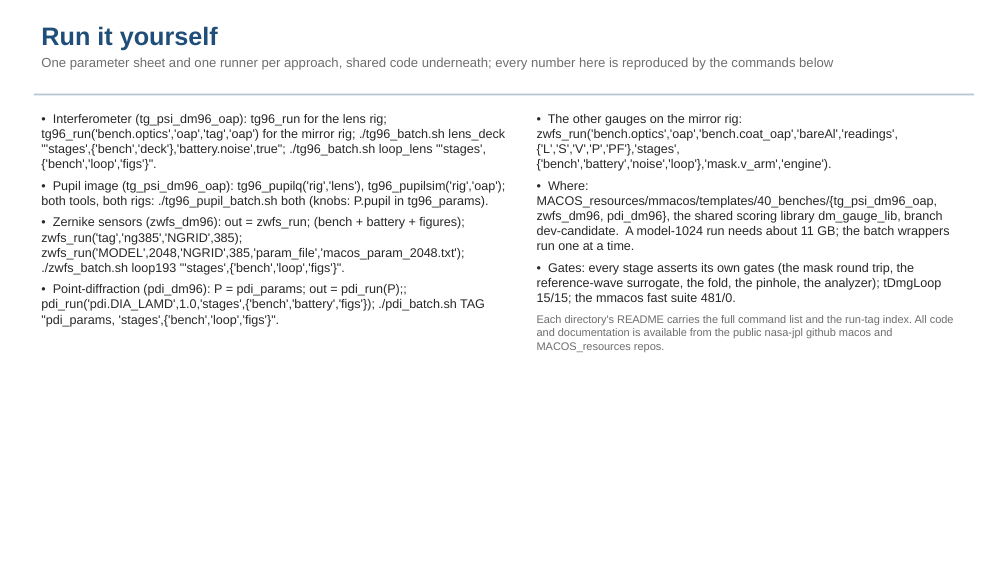
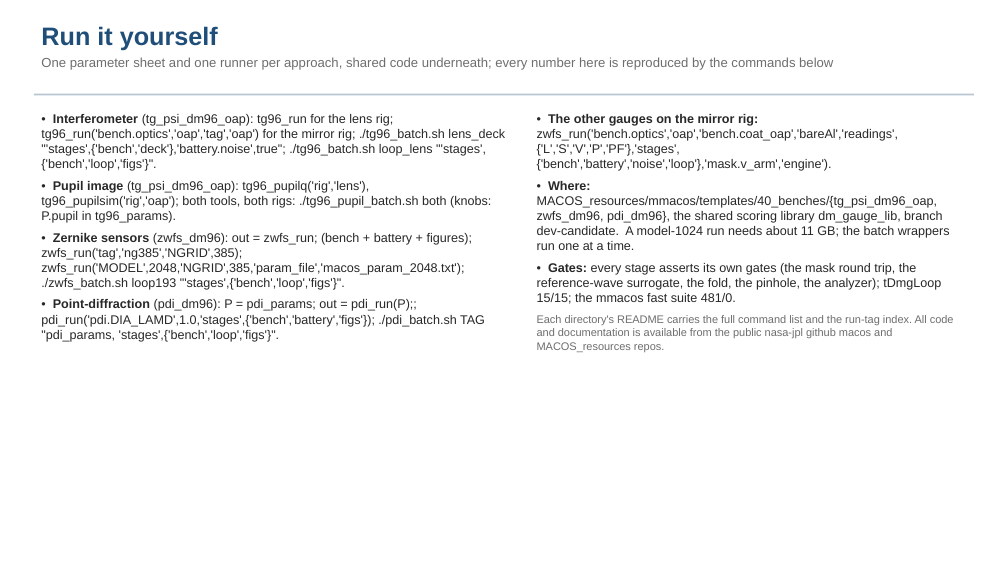
Before and after one commit to nasa-jpl/macos, a slide deck: slide 42 of demo_session/deck_gauges.pptx. Drawn at 1008x567 pixels with LibreOffice and Linux fonts; fonts in the diff are those of the drawing. Boxes give left, top, right and bottom in pixels: in the first picture for what was removed or moved away, otherwise in the second. Text is boxed around its words. In the diff, an @@ line names an element or a change of style, - is before the commit and + after.

```diff
--- a/demo_session/deck_gauges.pptx
+++ b/demo_session/deck_gauges.pptx
@@ text "• Interferometer (tg_psi_dm96_oap): tg96_run for ..." at [41,114,505,342]: bold on in "Interferometer", "Pupil image", "Zernike sensors", "Point-diffraction" @@
@@ text "• The other gauges on ..." at [537,114,950,304]: bold on in "The other gauges on the mirror rig:", "Where:", "Gates:" @@
```
Also in this commit, not shown: 38 other slides changed, 21 other files.
